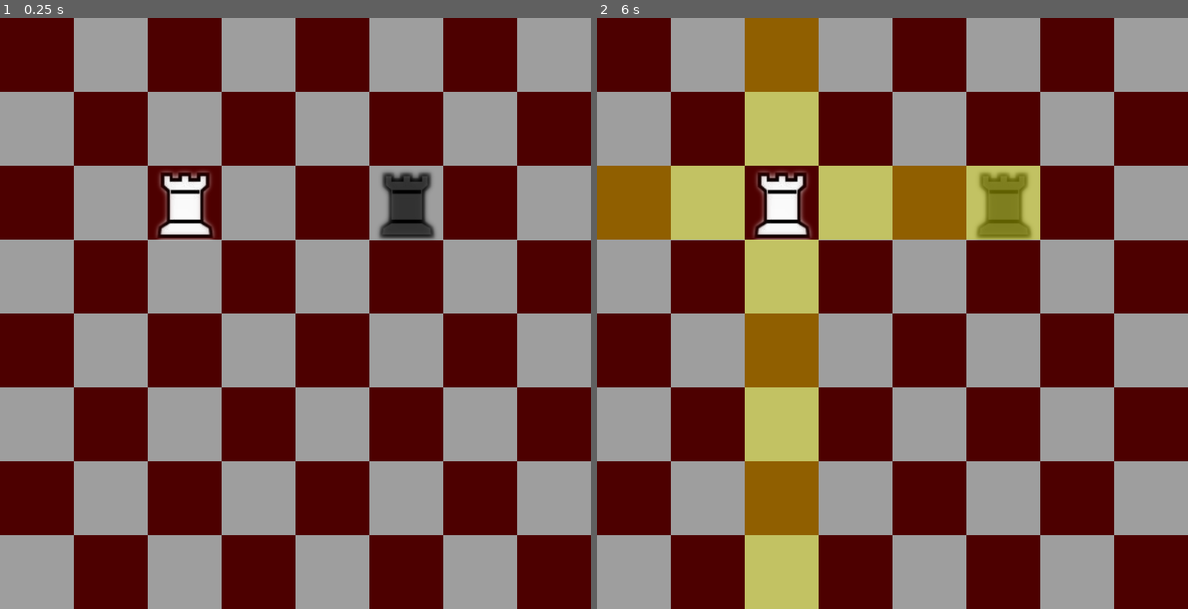
Above: before the commit, frames 1-2 (left to right).
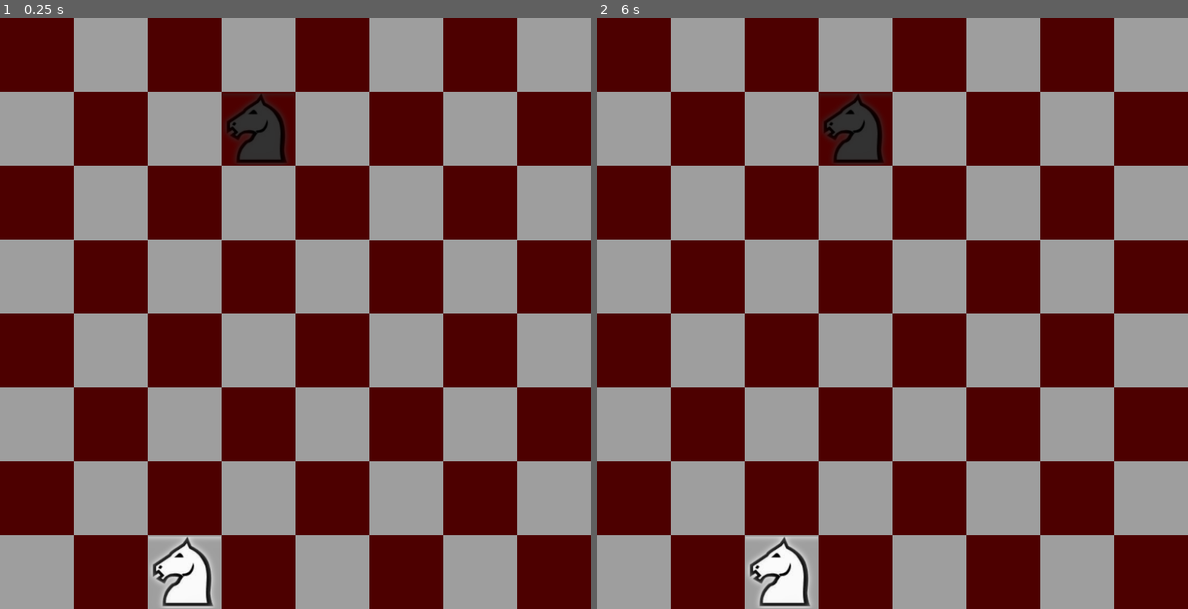
Above: after the commit, the same moments.

Repository: Laks0/Ajedrez-godot
Game: Godot game, scene res://scenes/Game.tscn
Two runs of this game, one before a commit and one after it. Both use one fixed random seed, a clock stepped at 60 frames per second and the inputs below. The engine's default icon, where the game draws it, is replaced by a stand-in: a white triangle on a blue panel in a dark square.
Inputs (mouse positions are in pixels of both pictures, inside the frame that each line leads up to):
- Up to frame 1 (0.25 s): no input
- Up to frame 2 (6 s): tap Enter at 0.5, 2, 3.5 s; move the mouse to (1022, 283) at 0.52 s; click (1022, 283) at 0.6 s; tap Space at 1.25, 2.75, 4.25 s; move the mouse to (774, 343) at 1.27 s; click (774, 343) at 1.35 s; move the mouse to (951, 183) at 2.02 s; click (951, 183) at 2.1 s; move the mouse to (862, 431) at 2.77 s; click (862, 431) at 2.85 s; move the mouse to (1069, 402) at 3.52 s; click (1069, 402) at 3.6 s; move the mouse to (715, 224) at 4.27 s; click (715, 224) at 4.35 s; move the mouse to (922, 313) at 5.02 s; click (922, 313) at 5.1 s; move the mouse to (803, 165) at 5.77 s; click (803, 165) at 5.85 s

The runs differ from the first frame. In frame 1, 3.6% of the frame differs, in the area x 25-74%, y 12-100%; in frame 2, 20%, in the area x 0-75%, y 0-100%.

Commit message:
Hechas todas las piezas

Diff:
--- /dev/null
+++ b/objects/Alfil.tscn
@@ -0,0 +1,13 @@
+[gd_scene load_steps=4 format=2]
+
+[ext_resource path="res://objects/Piece.tscn" type="PackedScene" id=1]
+[ext_resource path="res://scripts/alfil.gd" type="Script" id=2]
+[ext_resource path="res://assets/Alfil.png" type="Texture" id=3]
+
+[node name="Alfil" instance=ExtResource( 1 )]
+script = ExtResource( 2 )
+
+[node name="Sprite" parent="." index="1"]
+position = Vector2( 1.90646, 1.90646 )
+scale = Vector2( 0.961867, 0.961867 )
+texture = ExtResource( 3 )
--- /dev/null
+++ b/objects/Caballo.tscn
@@ -0,0 +1,13 @@
+[gd_scene load_steps=4 format=2]
+
+[ext_resource path="res://objects/Piece.tscn" type="PackedScene" id=1]
+[ext_resource path="res://assets/Caballo.png" type="Texture" id=2]
+[ext_resource path="res://scripts/caballo.gd" type="Script" id=3]
+
+[node name="Caballo" instance=ExtResource( 1 )]
+script = ExtResource( 3 )
+
+[node name="Sprite" parent="." index="1"]
+position = Vector2( 1.30773, 1.30773 )
+scale = Vector2( 0.973841, 0.973841 )
+texture = ExtResource( 2 )
--- /dev/null
+++ b/objects/Dama.tscn
@@ -0,0 +1,13 @@
+[gd_scene load_steps=4 format=2]
+
+[ext_resource path="res://objects/Piece.tscn" type="PackedScene" id=1]
+[ext_resource path="res://assets/Dama.png" type="Texture" id=2]
+[ext_resource path="res://scripts/dama.gd" type="Script" id=3]
+
+[node name="Dama" instance=ExtResource( 1 )]
+script = ExtResource( 3 )
+
+[node name="Sprite" parent="." index="1"]
+position = Vector2( 2.50519, 2.50519 )
+scale = Vector2( 0.949892, 0.949892 )
+texture = ExtResource( 2 )
--- /dev/null
+++ b/objects/Peon.tscn
@@ -0,0 +1,13 @@
+[gd_scene load_steps=4 format=2]
+
+[ext_resource path="res://objects/Piece.tscn" type="PackedScene" id=1]
+[ext_resource path="res://assets/Peon.png" type="Texture" id=2]
+[ext_resource path="res://scripts/peon.gd" type="Script" id=3]
+
+[node name="Peon" instance=ExtResource( 1 )]
+script = ExtResource( 3 )
+
+[node name="Sprite" parent="." index="1"]
+position = Vector2( 0.708984, 0.708984 )
+scale = Vector2( 0.985816, 0.985816 )
+texture = ExtResource( 2 )
--- /dev/null
+++ b/objects/Rey.tscn
@@ -0,0 +1,13 @@
+[gd_scene load_steps=4 format=2]
+
+[ext_resource path="res://objects/Piece.tscn" type="PackedScene" id=1]
+[ext_resource path="res://assets/Rey.png" type="Texture" id=2]
+[ext_resource path="res://scripts/rey.gd" type="Script" id=3]
+
+[node name="Rey" instance=ExtResource( 1 )]
+script = ExtResource( 3 )
+
+[node name="Sprite" parent="." index="1"]
+position = Vector2( 1.3077, 1.3077 )
+scale = Vector2( 0.973842, 0.973842 )
+texture = ExtResource( 2 )
--- a/scenes/Game.tscn
+++ b/scenes/Game.tscn
@@ -1,7 +1,7 @@
 [gd_scene load_steps=4 format=2]
 
 [ext_resource path="res://scripts/board.gd" type="Script" id=1]
-[ext_resource path="res://objects/Torre.tscn" type="PackedScene" id=2]
+[ext_resource path="res://objects/Caballo.tscn" type="PackedScene" id=2]
 [ext_resource path="res://assets/Tablero.png" type="Texture" id=3]
 
 [node name="Game" type="Node2D"]
--- /dev/null
+++ b/scripts/alfil.gd
@@ -0,0 +1,10 @@
+extends "res://scripts/piece.gd"
+
+func set_movable():
+	movable = check_in_direction(1,1)
+	for i in check_in_direction(-1,1):
+		movable.append(i)
+	for i in check_in_direction(-1,-1):
+		movable.append(i)
+	for i in check_in_direction(1,-1):
+		movable.append(i)
--- a/scripts/board.gd
+++ b/scripts/board.gd
@@ -14,14 +14,14 @@
 		grid.append(t)
 
 	var p = Piece.instance()
-	p.set_up(-1, Vector2(2,2))
+	p.set_up(-1, Vector2(2,7))
 	add_child(p)
-	grid[2][2] = p
+	grid[2][7] = p
 
 	var p2 = Piece.instance()
-	p2.set_up(1, Vector2(5,2))
+	p2.set_up(1, Vector2(3,1))
 	add_child(p2)
-	grid[5][2] = p2
+	grid[3][1] = p2
 
 func _process(delta):
 	var click = Input.is_action_just_released("Click")
--- /dev/null
+++ b/scripts/caballo.gd
@@ -0,0 +1,16 @@
+extends "res://scripts/piece.gd"
+
+func set_movable():
+	var dirs = [Vector2.LEFT, Vector2.RIGHT, Vector2.UP, Vector2.DOWN]
+	for i in dirs:
+		var _pos = grid_pos + i * 2
+		for y in range(0,2):
+			y = y*2 - 1
+			var new_pos = _pos + Vector2(i.y * y, i.x * y)
+
+			if Board.inside_grid(new_pos):
+				if Board.at_grid(new_pos) == null:
+					movable.append(new_pos)
+				else:
+					if Board.at_grid(new_pos).team != team:
+						movable.append(new_pos)
--- /dev/null
+++ b/scripts/dama.gd
@@ -0,0 +1,19 @@
+extends "res://scripts/piece.gd"
+
+func set_movable():
+	movable = check_in_direction(1,0)
+	for i in check_in_direction(0,1):
+		movable.append(i)
+	for i in check_in_direction(-1,0):
+		movable.append(i)
+	for i in check_in_direction(0,-1):
+		movable.append(i)
+
+	for i in check_in_direction(-1,1):
+		movable.append(i)
+	for i in check_in_direction(-1,-1):
+		movable.append(i)
+	for i in check_in_direction(1,-1):
+		movable.append(i)
+	for i in check_in_direction(1,1):
+		movable.append(i)
--- /dev/null
+++ b/scripts/peon.gd
@@ -0,0 +1,15 @@
+extends "res://scripts/piece.gd"
+
+func set_movable():
+	if Board.at_grid(Vector2(grid_pos.x, grid_pos.y+team)) == null:
+		movable = [Vector2(grid_pos.x, grid_pos.y+team)]
+
+	for i in range(0,2):
+		var _p = grid_pos + Vector2(i*2-1, team)
+		var cell = Board.at_grid(_p)
+		if cell != null:
+			if cell.team != team:
+				movable.append(_p)
+
+	if (team == -1 and grid_pos.y == 6) or (grid_pos.y == 1 and team == 1):
+		movable.append(grid_pos + Vector2(0,2) * team)
--- a/scripts/piece.gd
+++ b/scripts/piece.gd
@@ -51,6 +51,7 @@
 	remove_temp()
 
 func new_sel(): # Se llama cada vez que la pieza es seleccionada
+	movable = []
 	sel = true
 	set_movable()
 
--- /dev/null
+++ b/scripts/rey.gd
@@ -0,0 +1,13 @@
+extends "res://scripts/piece.gd"
+
+func set_movable():
+	movable = []
+
+	for x in range(-1,2):
+		for y in range(-1,2):
+			var _pos = grid_pos + Vector2(x, y)
+			if Board.inside_grid(_pos):
+				if Board.at_grid(_pos) == null:
+					movable.append(_pos)
+				elif Board.at_grid(_pos).team != team:
+					movable.append(_pos)
